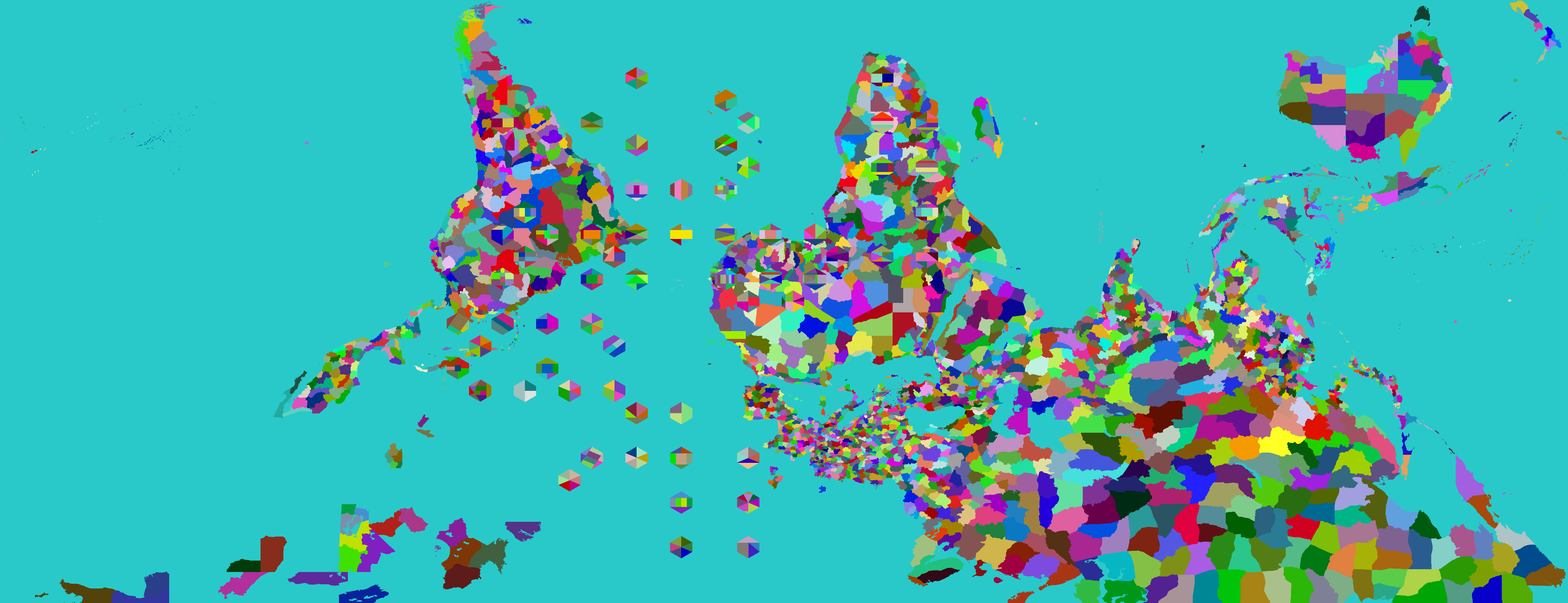
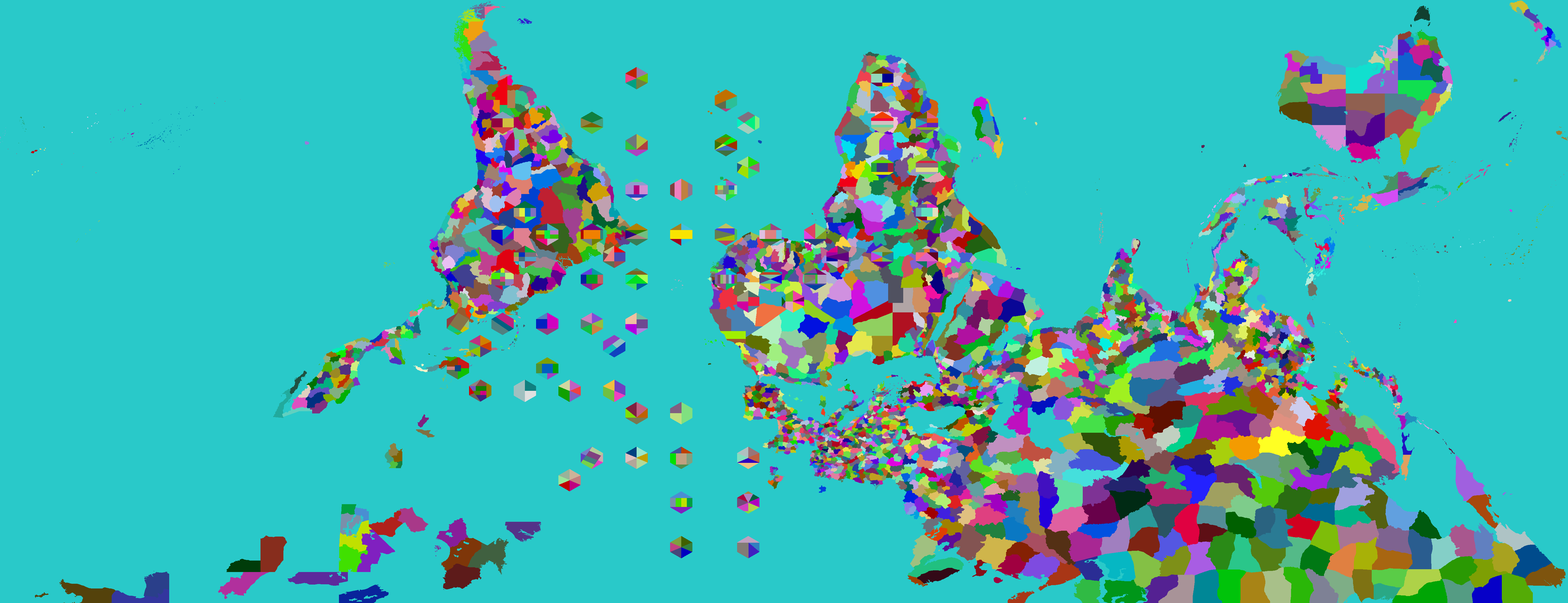
Layer changes from the first 1568 × 603 image to the second:
painted on "Provinces" over bbox(625, 312, 820, 462)
